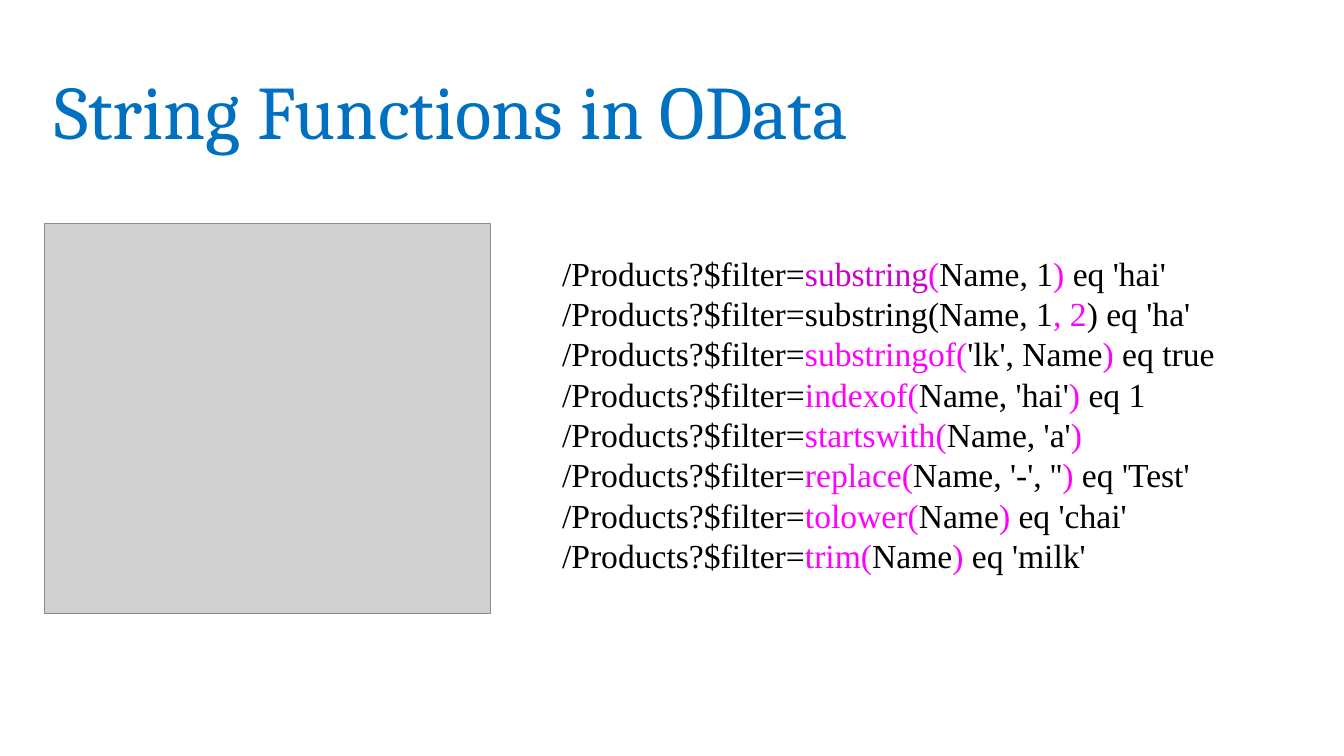
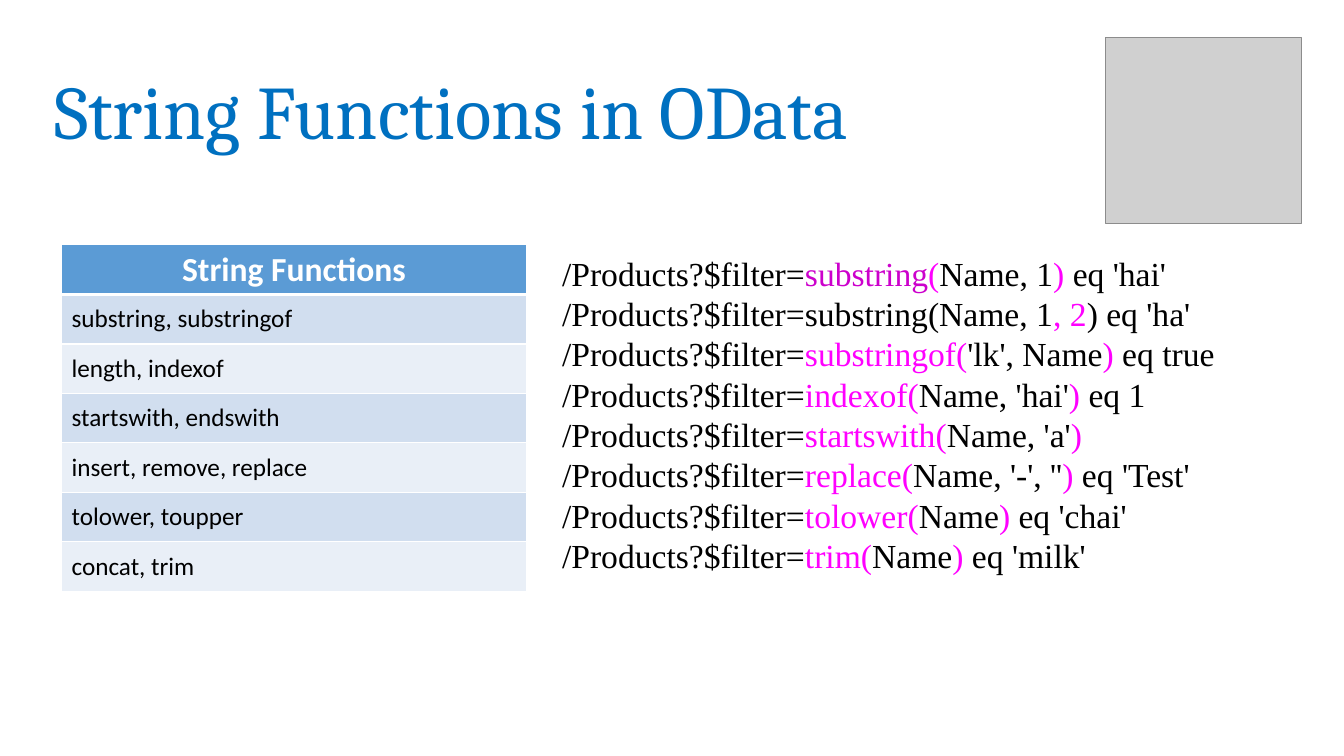
Before and after one commit to rakesh-nayak/odata, a slide deck: slide 14 of OData.pptx. Drawn at 1344x756 pixels with LibreOffice and Linux fonts; fonts in the diff are those of the drawing; grey boxes stand for pictures. Boxes give left, top, right and bottom in pixels: in the first picture for what was removed or moved away, otherwise in the second. Text is boxed around its words. In the diff, an @@ line names an element or a change of style, - is before the commit and + after.

```diff
--- a/OData.pptx
+++ b/OData.pptx
@@ picture added at bbox=[1106, 37, 1302, 223] @@
@@ picture removed at bbox=[44, 223, 491, 613] @@
@@ table added at bbox=[62, 244, 526, 591], 7 rows, 1 columns @@
+String Functions
+substring, substringof
+length, indexof
+startswith, endswith
+insert, remove, replace
+tolower, toupper
+concat, trim
```
Also in this commit, not shown: 18 other slides changed.
